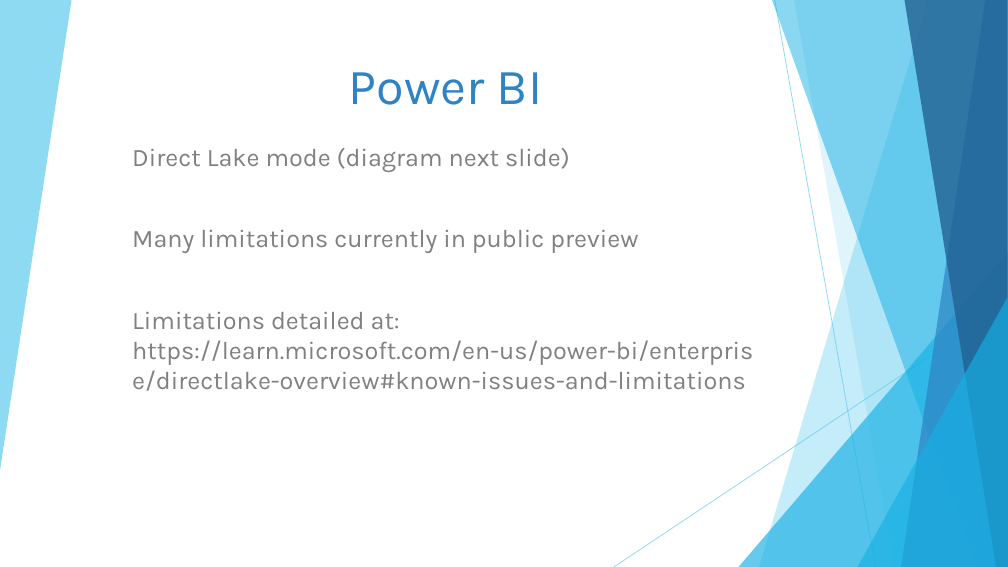
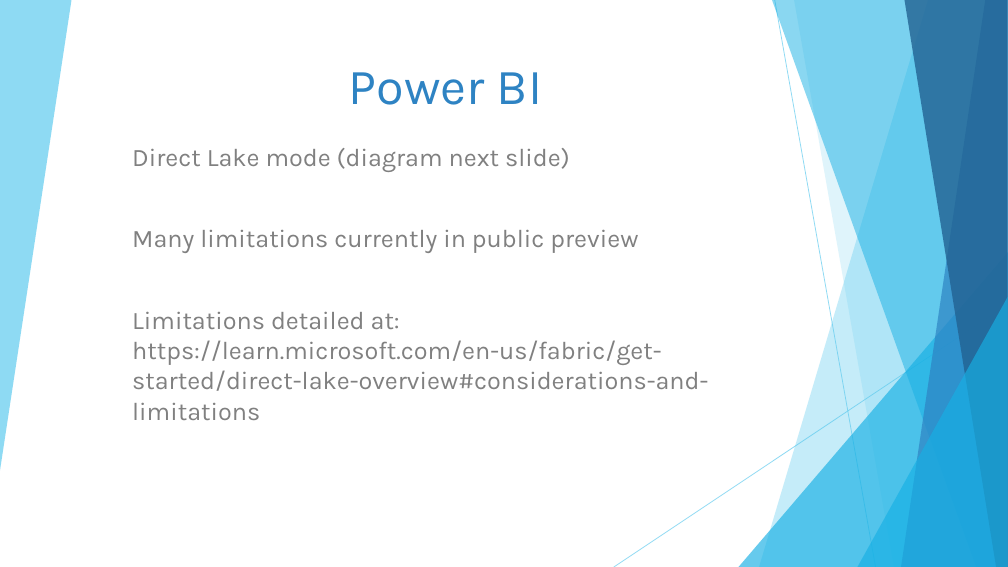
Before and after one commit to DrJekyll325/Presentations, a slide deck: slide 23 of Microsoft Fabric/Data - The Fabric Of Our Lives/20250121 - Edmonton Microsoft Data Professionals - Data - The Fabric Of Our Lives.pptx. Drawn at 1008x567 pixels with LibreOffice and Linux fonts; fonts in the diff are those of the drawing. Boxes give left, top, right and bottom in pixels: in the first picture for what was removed or moved away, otherwise in the second. Text is boxed around its words. In the diff, an @@ line names an element or a change of style, - is before the commit and + after.

Commit message:
Updated for Edmonton Microsoft Data Professionals UG

```diff
--- a/Microsoft Fabric/Data - The Fabric Of Our Lives/20250121 - Edmonton Microsoft Data Professionals - Data - The Fabric Of Our Lives.pptx
+++ b/Microsoft Fabric/Data - The Fabric Of Our Lives/20250121 - Edmonton Microsoft Data Professionals - Data - The Fabric Of Our Lives.pptx
@@ subtitle at (132,312,708,420): text changed @@
-Limitations detailed at: https://learn.microsoft.com/en-us/power-bi/enterprise/directlake-overview#known-issues-and-limitations
+Limitations detailed at: https://learn.microsoft.com/en-us/fabric/get-started/direct-lake-overview#considerations-and-limitations
```
Also in this commit, not shown: 1 other slide changed.
